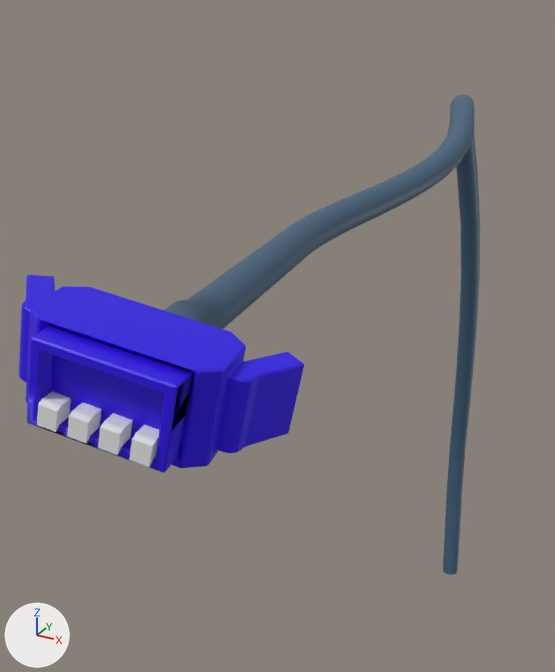
Renders of the FBX model Assets/Prefabs/Cables/Droid Cable.fbx from each side of a commit.
One viewpoint serves both versions: a 50 mm camera at (1.26, -1.06, 0.8) aimed at (-0.65, 2.42, -0.93). The lights are fixed; the arrows at lower left show +X, +Y and +Z. Where no turn or scale is listed for an object, it has been applied to the vertices. Vertices at the same position are counted once.

Before the edit, the objects in view are built like this:
```python
mat_cable = principled_material('Cable')
mat_cable.base_color = (0.0567, 0.12, 0.202)  # dark blue #43617c
mat_cable_head = principled_material('Cable Head')
mat_cable_head.base_color = (0.0246, 0.0, 0.8)  # blue #2b00e7
me_cube_014 = bpy.data.meshes.new('Cube.014')
me_cube_014.from_pydata(...)  # 12 vertices, 10 faces; spans x -33.3..33.3, y -56.9..27.7, z -63.8..43.1
me_cube_016 = bpy.data.meshes.new('Cube.016')
me_cube_016.from_pydata(...)  # 12 vertices, 10 faces; spans x -246.7..-180.0, y -56.9..27.7, z -63.8..43.1
me_cylinder_001 = bpy.data.meshes.new('Cylinder.001')
me_cylinder_001.from_pydata(...)  # 1448 vertices, 1464 faces; spans x -0.24..0.55, y -3.52..1.14, z -4.21..0.09
# faces by material slot: [312, 1152]
me_cylinder_001.materials.append(mat_cable_head)  # blue #2b00e7
me_cylinder_001.materials.append(mat_cable)  # dark blue #43617c
ob_cylinder_droid = bpy.data.objects.new('Cylinder Droid', me_cylinder_001)
ob_cylinder_droid.location = (-0.046, 3.572, 0.214)
ob_pins_012 = bpy.data.objects.new('Pins.012', me_cube_014)
ob_pins_012.location = (0.027, 0.103, -0.1)
ob_pins_012.rotation_euler = (1.556, 0.199, 0.186)  # degrees (89, 11, 11)
ob_pins_012.scale = (-0.00076, -0.00076, -0.00076)
ob_pins_014 = bpy.data.objects.new('Pins.014', me_cube_016)
ob_pins_014.location = (0.027, 0.103, -0.1)
ob_pins_014.rotation_euler = (1.556, 0.199, 0.186)  # degrees (89, 11, 11)
ob_pins_014.scale = (-0.00076, -0.00076, -0.00076)
# also in view: 'Pins.013' at (0.11, 0.11, -0.1); 'Pins.015' at (0.27, 0.14, -0.14)
```
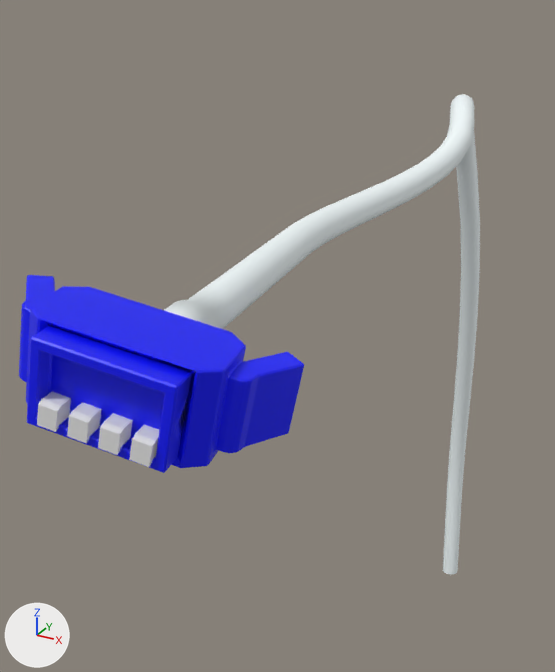
Pixel boxes [x1, y1, x2, y2] of what changed, in the pictures (555 x 672 px; the box of a moved part takes in the faces that stretch with it):
'Cylinder Droid', recoloured, surface changed: [19, 94, 480, 575] in both
part 1 of me_cylinder_001, moved or reshaped: [31, 374, 192, 466] in both

Diff of the bpy script that builds the scene:
```diff
--- a/Assets/Prefabs/Cables/Droid Cable.fbx.py
+++ b/Assets/Prefabs/Cables/Droid Cable.fbx.py
@@ mat_cable_head @@
 mat_cable_head = principled_material('Cable Head')
-mat_cable_head.base_color = (0.0246, 0.0, 0.8)  # blue #2b00e7
+mat_cable_head.base_color = (0.0, 0.00376, 1.0)  # blue #000cff
@@ mat_cable @@
 mat_cable = principled_material('Cable')
-mat_cable.base_color = (0.0567, 0.12, 0.202)  # dark blue #43617c
+mat_cable.base_color = (0.916, 0.988, 1.0)  # white #f5feff
@@ me_cylinder_001 @@
 me_cylinder_001.from_pydata(...)  # 1448 vertices, 1464 faces; spans x -0.24..0.55, y -3.52..1.14, z -4.21..0.09
 # used by ob_cylinder_droid; location = (-0.046, 3.572, 0.214)
+# me_cylinder_001 part 1
+# 13 faces are deleted
+# 13 new faces join them, mat_cable_head (blue #000cff)
 me_cylinder_001.materials.append(mat_cable_head)
```
